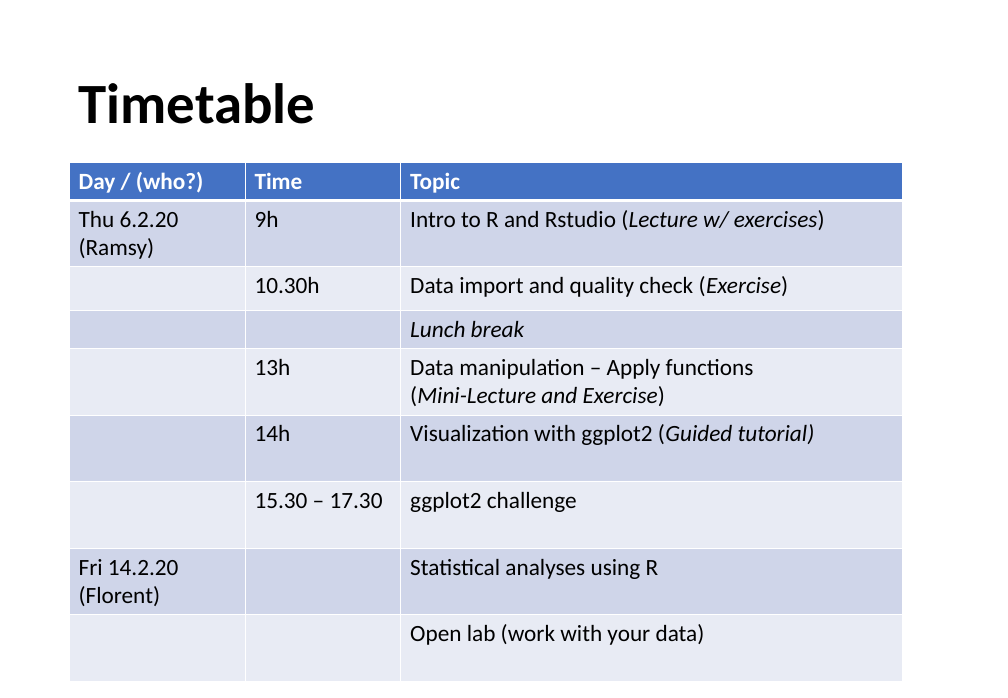
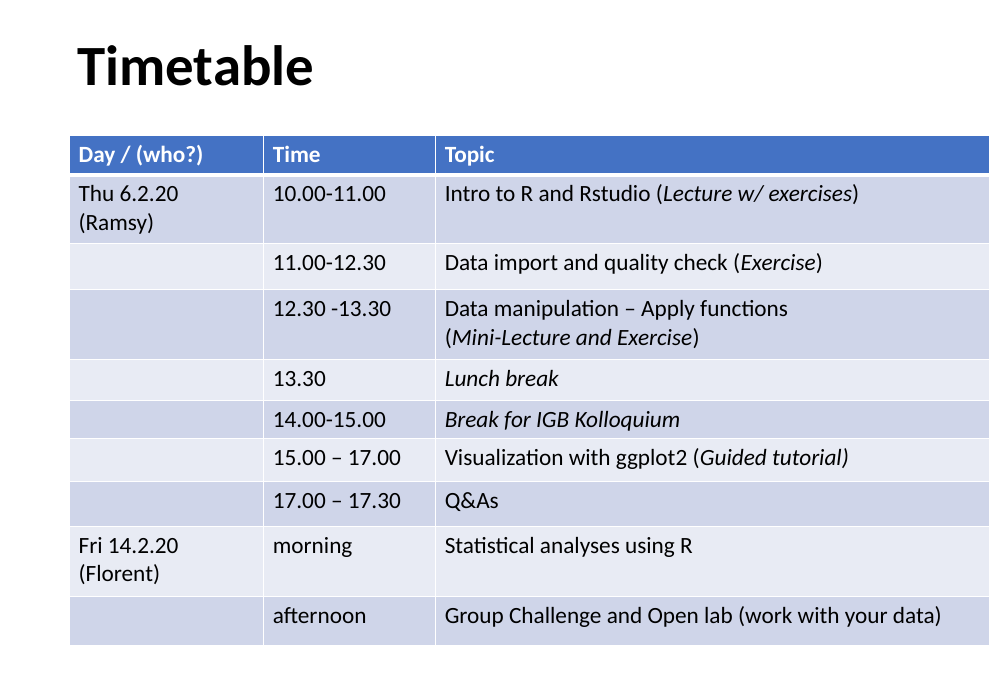
Before and after one commit to ramsyagha/tutorials, a slide deck: slide 2 of Lectures/1_Introduction to R.pptx. Drawn at 1008x698 pixels with LibreOffice and Linux fonts; fonts in the diff are those of the drawing. Boxes give left, top, right and bottom in pixels: in the first picture for what was removed or moved away, otherwise in the second. Text is boxed around its words. In the diff, an @@ line names an element or a change of style, - is before the commit and + after.

```diff
--- a/Lectures/1_Introduction to R.pptx
+++ b/Lectures/1_Introduction to R.pptx
@@ title "Timetable": place and size @@
-title "Timetable" at bbox=[79, 83, 316, 124]
+title "Timetable" at bbox=[77, 45, 314, 86]
@@ table at bbox=[69, 136, 990, 645] @@
-row 2: Thu 6.2.20 (Ramsy) | 9h | Intro to R and Rstudio (Lecture w/ exercises)
-row 3:  | 10.30h | Data import and quality check (Exercise)
-row 4:  |  | Lunch break
-row 5:  | 13h | Data manipulation – Apply functions / (Mini-Lecture and Exercise)
-row 6:  | 14h | Visualization with ggplot2 (Guided tutorial)
-row 7:  | 15.30 – 17.30 | ggplot2 challenge
-row 8: Fri 14.2.20 / (Florent) |  | Statistical analyses using R
-row 9:  |  | Open lab (work with your data)
+row 2: Thu 6.2.20 (Ramsy) | 10.00-11.00 | Intro to R and Rstudio (Lecture w/ exercises)
+row 3:  | 11.00-12.30 | Data import and quality check (Exercise)
+row 4:  | 12.30 -13.30 | Data manipulation – Apply functions / (Mini-Lecture and Exercise)
+row 5:  | 13.30 | Lunch break
+row 6:  | 14.00-15.00 | Break for IGB Kolloquium
+row 7:  | 15.00 – 17.00 | Visualization with ggplot2 (Guided tutorial)
+row 8:  | 17.00 – 17.30 | Q&As
+row 9: Fri 14.2.20 / (Florent) | morning | Statistical analyses using R
+row 10:  | afternoon | Group Challenge and Open lab (work with your data)
@@ table: place and size @@
-table at bbox=[69, 163, 903, 679]
+table at bbox=[69, 136, 990, 645]
```
Also in this commit, not shown: 7 other slides changed.
